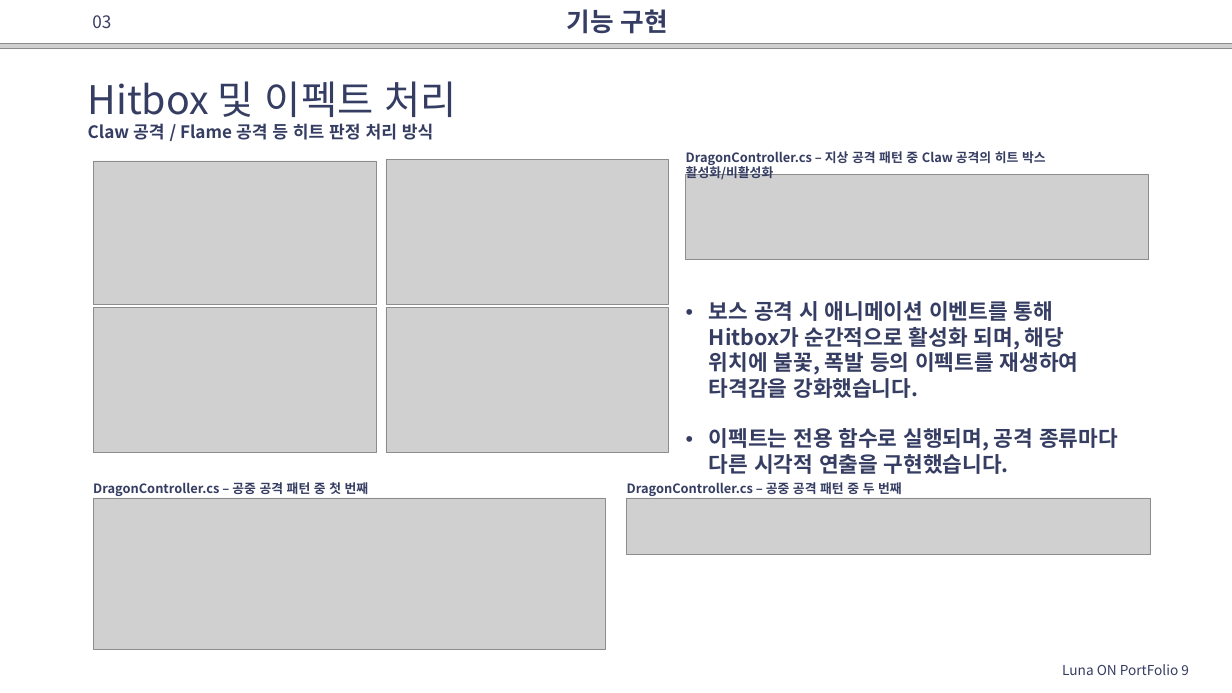
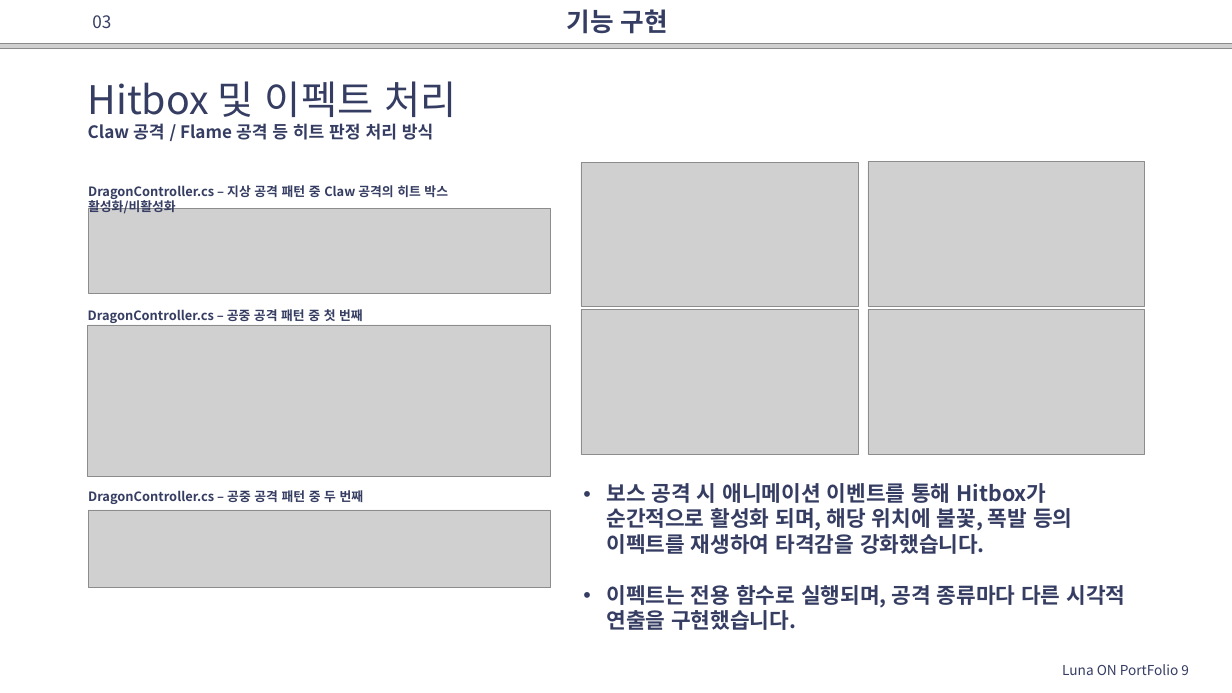
Before and after one commit to xxxuug/LunaON, a slide deck: slide 9 of LunaON.pptx. Drawn at 1232x693 pixels with LibreOffice and Linux fonts; fonts in the diff are those of the drawing; grey boxes stand for pictures. Boxes give left, top, right and bottom in pixels: in the first picture for what was removed or moved away, otherwise in the second. Text is boxed around its words. In the diff, an @@ line names an element or a change of style, - is before the commit and + after.

```diff
--- a/LunaON.pptx
+++ b/LunaON.pptx
@@ picture: place and size @@
-picture at (93, 161, 376, 304)
+picture at (581, 163, 859, 306)
@@ picture: place and size @@
-picture at (386, 159, 668, 304)
+picture at (868, 161, 1145, 306)
@@ picture: place and size @@
-picture at (686, 174, 1148, 259)
+picture at (88, 208, 551, 293)
@@ text "DragonController.cs – 지상 공격 패턴 ...": place and size @@
-text "DragonController.cs – 지상 공격 패턴 ..." at (686, 151, 1046, 179)
+text "DragonController.cs – 지상 공격 패턴 ..." at (88, 185, 448, 216)
@@ picture: place and size @@
-picture at (93, 498, 605, 649)
+picture at (87, 325, 551, 476)
@@ text "DragonController.cs – 공중 공격 패턴 ...": place and size @@
-text "DragonController.cs – 공중 공격 패턴 ..." at (93, 482, 369, 496)
+text "DragonController.cs – 공중 공격 패턴 ..." at (88, 309, 363, 323)
@@ picture: place and size @@
-picture at (93, 307, 376, 453)
+picture at (581, 309, 859, 455)
@@ picture: place and size @@
-picture at (386, 307, 668, 453)
+picture at (868, 309, 1145, 455)
@@ text "DragonController.cs – 공중 공격 패턴 ...": place and size @@
-text "DragonController.cs – 공중 공격 패턴 ..." at (627, 482, 902, 496)
+text "DragonController.cs – 공중 공격 패턴 ..." at (88, 490, 364, 504)
@@ text "보스 공격 시 애니메이션 이벤트를 ..." rewrapped from (709, 301, 1118, 474) to (606, 483, 1126, 630) @@
@@ picture: place and size @@
-picture at (626, 498, 1150, 554)
+picture at (88, 510, 551, 588)
```
Also in this commit, not shown: 2 other slides changed, 1 other file.
